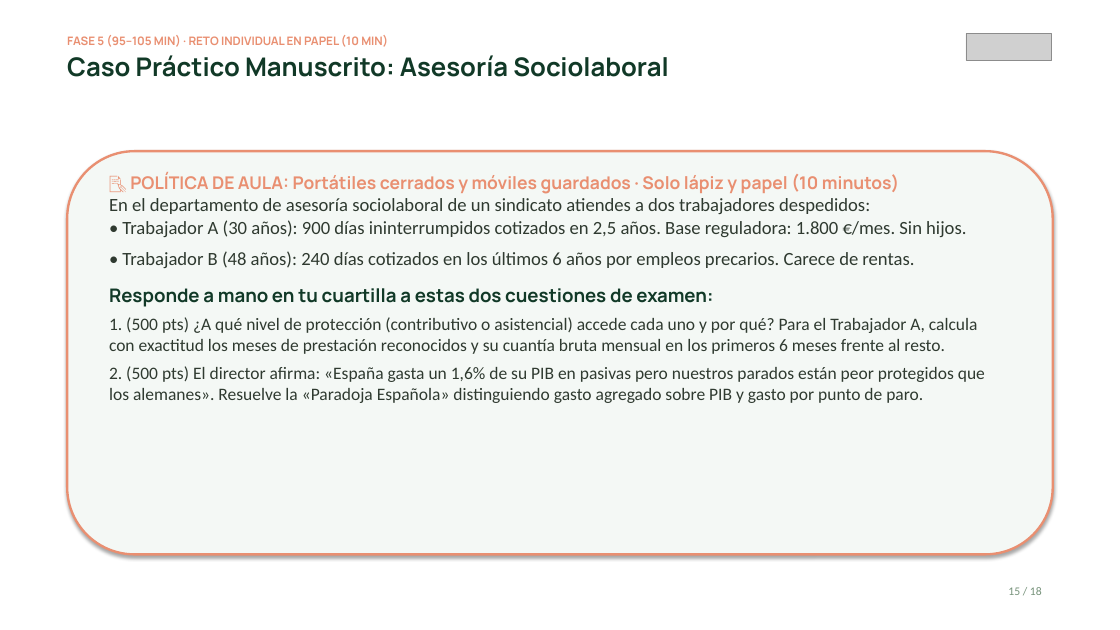
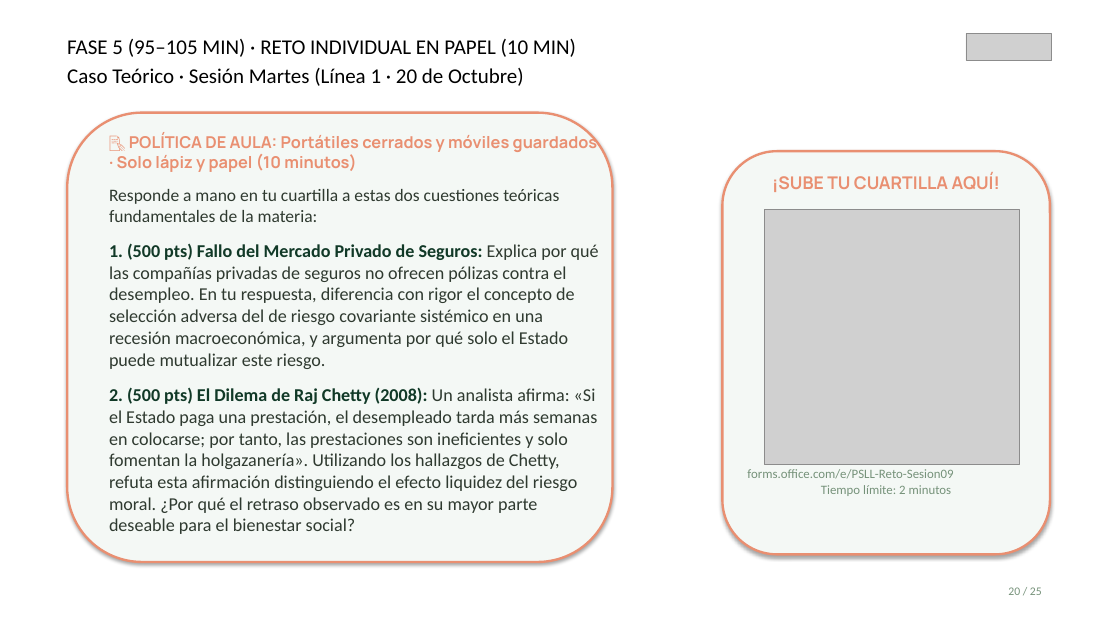
Before and after one commit to mhidper/PSSLL2627, a slide deck: slide 20 of Temas EB/Sesiones EB/Sesion 09/Sesion 09 - Por que proteger al desempleado y como lo hace Espana.pptx (slide 15 before the commit). Drawn at 1120x630 pixels with LibreOffice and Linux fonts; fonts in the diff are those of the drawing; grey boxes stand for pictures. Boxes give left, top, right and bottom in pixels: in the first picture for what was removed or moved away, otherwise in the second. Text is boxed around its words. In the diff, an @@ line names an element or a change of style, - is before the commit and + after.

Commit message:
feat: add teaching materials, lecture guides, and practical lab sessions for PSLL course module 09 and EPD 2

```diff
--- a/Temas EB/Sesiones EB/Sesion 09/Sesion 09 - Por que proteger al desempleado y como lo hace Espana.pptx
+++ b/Temas EB/Sesiones EB/Sesion 09/Sesion 09 - Por que proteger al desempleado y como lo hace Espana.pptx
@@ text at bbox=[67, 39, 576, 57]: size 10 to 18 pt, font Manrope to Calibri, text colour #E98F71 to #000000, bold off in "FASE 5 (95–105 MIN) · RETO INDIVIDUAL ..." @@
@@ text at bbox=[67, 68, 524, 86]: text changed; size 22 to 18 pt; font Manrope to Calibri; text colour #113927 to #000000; bold off @@
-Caso Práctico Manuscrito: Asesoría Sociolaboral
+Caso Teórico · Sesión Martes (Línea 1 · 20 de Octubre)
@@ rounded rectangle: place and size @@
-rounded rectangle at bbox=[67, 151, 1053, 555]
+rounded rectangle at bbox=[67, 113, 613, 562]
@@ text "📝 POLÍTICA DE AULA: Portátiles ...": place and size @@
-text "📝 POLÍTICA DE AULA: Portátiles ..." at bbox=[109, 173, 985, 403]
+text "📝 POLÍTICA DE AULA: Portátiles ..." at bbox=[109, 134, 599, 534]
@@ text at bbox=[117, 134, 597, 172]: size 15 to 14 pt in "📝 POLÍTICA DE AULA: Portátiles cerrados y ..."; more space between paragraphs @@
@@ rounded rectangle added at bbox=[723, 151, 1050, 555], fill #F4F8F5, outline #E98F71 2 pt @@
@@ text added at bbox=[772, 173, 1000, 192], 15 pt, text #E98F71, bold @@
+¡SUBE TU CUARTILLA AQUÍ!
@@ text at bbox=[109, 189, 599, 534]: text changed; size 15 to 15.5 pt @@
-En el departamento de asesoría sociolaboral de un sindicato atiendes a dos trabajadores despedidos:
-• Trabajador A (30 años): 900 días ininterrumpidos cotizados en 2,5 años. Base reguladora: 1.800 €/mes. Sin hijos.
-• Trabajador B (48 años): 240 días cotizados en los últimos 6 años por empleos precarios. Carece de rentas.
-Responde a mano en tu cuartilla a estas dos cuestiones de examen:
-1. (500 pts) ¿A qué nivel de protección (contributivo o asistencial) accede cada uno y por qué? Para el Trabajador A, calcula con exactitud los meses de prestación reconocidos y su cuantía bruta mensual en los primeros 6 meses frente al resto.
-2. (500 pts) El director afirma: «España gasta un 1,6% de su PIB en pasivas pero nuestros parados están peor protegidos que los alemanes». Resuelve la «Paradoja Española» distinguiendo gasto agregado sobre PIB y gasto por punto de paro.
+Responde a mano en tu cuartilla a estas dos cuestiones teóricas fundamentales de la materia:
+1. (500 pts) Fallo del Mercado Privado de Seguros: Explica por qué las compañías privadas de seguros no ofrecen pólizas contra el desempleo. En tu respuesta, diferencia con rigor el concepto de selección adversa del de riesgo covariante sistémico en una recesión macroeconómica, y argumenta por qué solo el Estado puede mutualizar este riesgo.
+2. (500 pts) El Dilema de Raj Chetty (2008): Un analista afirma: «Si el Estado paga una prestación, el desempleado tarda más semanas en colocarse; por tanto, las prestaciones son ineficientes y solo fomentan la holgazanería». Utilizando los hallazgos de Chetty, refuta esta afirmación distinguiendo el efecto liquidez del riesgo moral. ¿Por qué el retraso observado es en su mayor parte deseable para el bienestar social?
@@ picture added at bbox=[765, 210, 1020, 465] @@
@@ text added at bbox=[747, 469, 953, 496], 11 pt, text #76927A @@
+forms.office.com/e/PSLL-Reto-Sesion09
+Tiempo límite: 2 minutos
@@ text at bbox=[1008, 587, 1042, 595]: text changed @@
-15 / 18
+20 / 25
```
Also in this commit, not shown: 16 other slides changed, 7 slides added, 25 other files.
